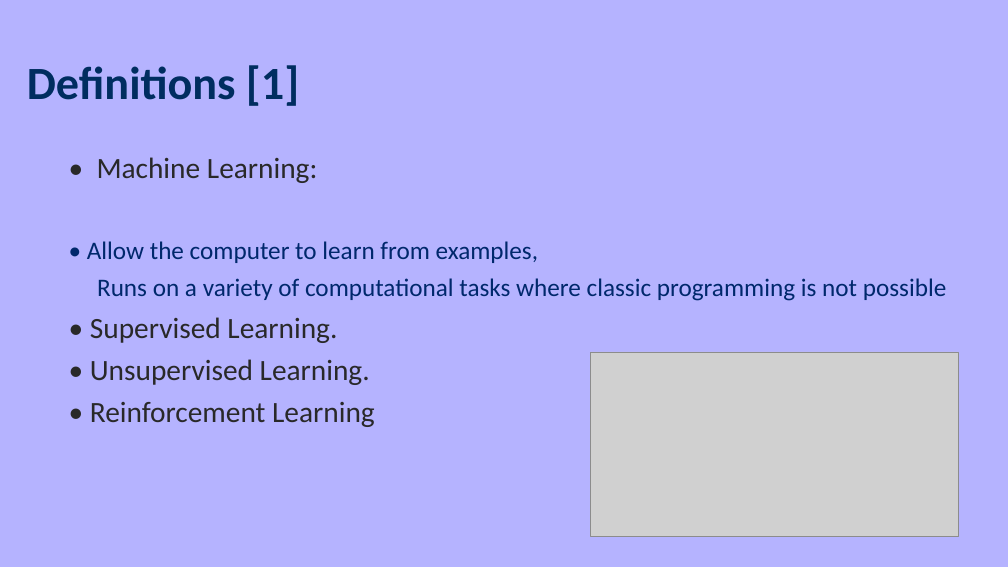
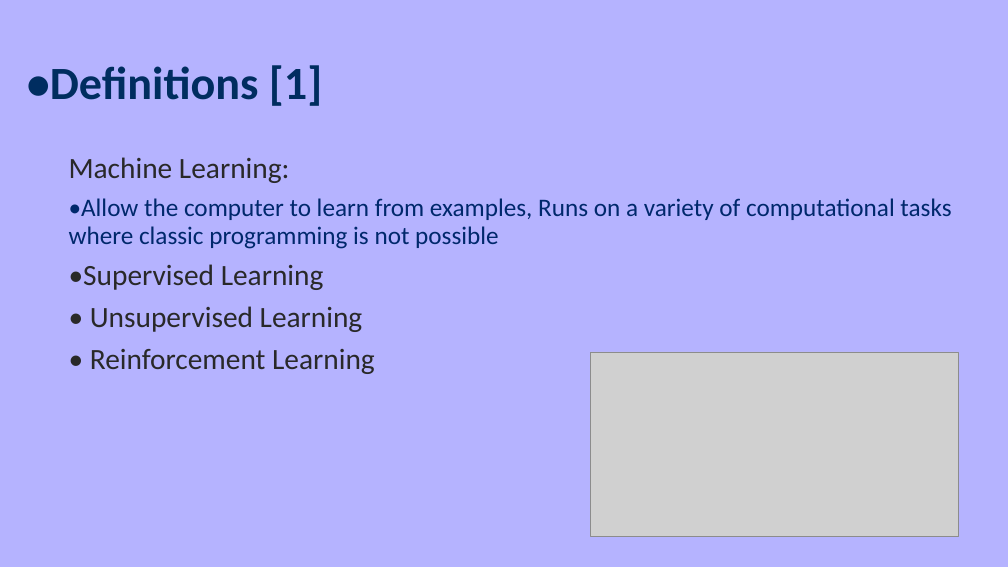
Before and after one commit to moran-abitbul/PreFix, a slide deck: slide 3 of server/uploads/updated-check.pptx. Drawn at 1008x567 pixels with LibreOffice and Linux fonts; fonts in the diff are those of the drawing; grey boxes stand for pictures. Boxes give left, top, right and bottom in pixels: in the first picture for what was removed or moved away, otherwise in the second. Text is boxed around its words. In the diff, an @@ line names an element or a change of style, - is before the commit and + after.

```diff
--- a/server/uploads/updated-check.pptx
+++ b/server/uploads/updated-check.pptx
@@ title at (27, 65, 322, 106): text changed @@
-Definitions [1]
+•Definitions [1]
@@ text at (69, 157, 951, 332): text changed @@
-• Machine Learning:
-• Allow the computer to learn from examples,
-Runs on a variety of computational tasks where classic programming is not possible
-• Supervised Learning.
-• Unsupervised Learning.
-• Reinforcement Learning
+Machine Learning:
+•Allow the computer to learn from examples, Runs on a variety of computational tasks where classic programming is not possible
+•Supervised Learning
+• Unsupervised Learning
+• Reinforcement Learning
```
Also in this commit, not shown: 6 other slides changed, 14 other files.
